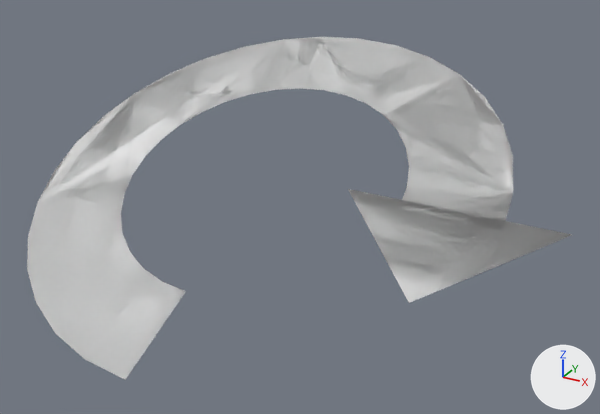
The FBX model Assets/curvearrow.fbx as it was, and as the next commit left it.
Camera for both pictures: a 50 mm camera at (1.66, -2.7, 1.27) aimed at (0.18, 0.0, -0.08). The lights are fixed; the arrows at lower right show +X, +Y and +Z.
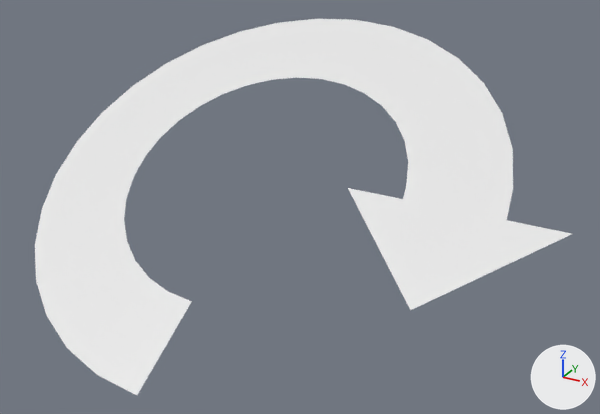
Changed parts and their boxes [x1, y1, x2, y2] in the pictures (600 x 414 px):
'Cylinder', reshaped, turned
    before: [27, 37, 572, 380]
    after: [35, 19, 572, 395]
part 1 of me_cylinder, cut back
    before: [27, 37, 572, 380]
    after: [348, 39, 572, 310]

The change, as a list of edits to the scene's bpy script:
```text
Change me_cylinder:
    used by ob_cylinder; location = (0.0, 0.0, 0.0); rotation_euler = (0.422, 0.0, 0.0), in degrees (24, 0, 0); scale = (1.0, 1.0, 0.0)
    remove me_cylinder.from_pydata(...)  # 106 vertices, 60 faces; spans x -1.0..1.23, y -1.0..1.0, z -1.0..1.0
    add me_cylinder.from_pydata(...)  # 53 vertices, 4 faces; spans x -1.0..1.23, y -1.0..1.0, z 1.0
    me_cylinder part 1
    55 vertices are removed from x -1.0..1.23, y -1.0..1.0, z -1.0..1.0
    58 faces are deleted
    2 vertices are added at (1.0, 0.05, 1.0), (0.6, 0.05, 1.0)
    2 new faces join them
Change ob_cylinder:
    ob_cylinder.rotation_euler: (0.422, 0.0, 0.0) -> (0.532, 0.0, 0.0)  # degrees (24, 0, 0) -> degrees (30, 0, 0)
```
